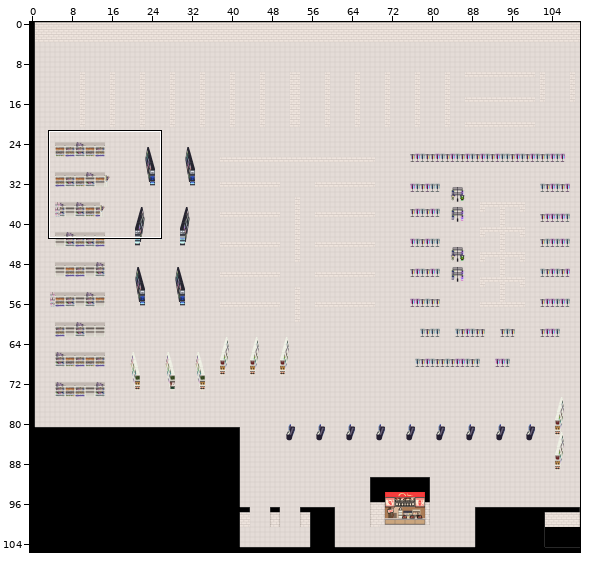
Tiled map: assets/data/walmartReal.tmx. The first picture is a wide view before the edit; the outline marks the close-up.
Close-up. Before:
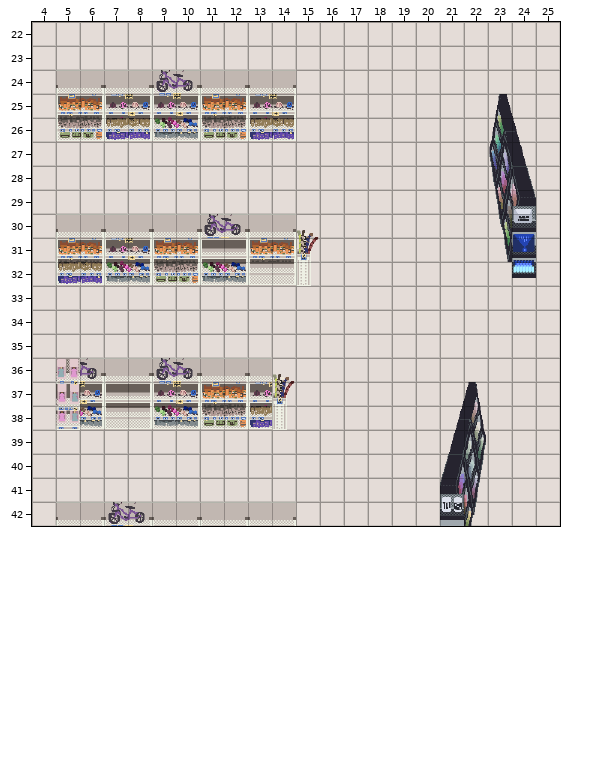
Cells are 32x32 px. Shown: x 4..25, y 22..42. The commit also changed other parts of the map, which this record leaves out.
Once edited:
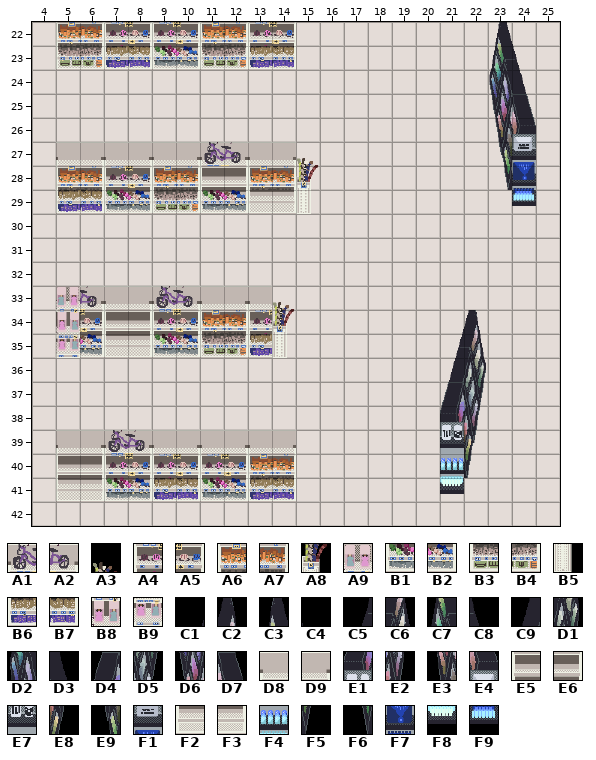
Key: from "tileset": A1 41, A2 42, A3 45, A4 73, A5 74, A6 75, A7 76, A8 77, A9 100, B1 105, B2 106, B3 107, B4 108, B5 109, B6 110, B7 111, B8 132, B9 164, C1 282, C2 283, C3 284, C4 285, C5 314, C6 315, C7 316, C8 317, C9 346, D1 347, D2 348, D3 349, D4 378, D5 379, D6 380, D7 381, D8 387, D9 388, E1 410, E2 411, E3 412, E4 413, E5 419, E6 420, E7 442, E8 443, E9 444, F1 445, F2 451, F3 452, F4 474, F5 475, F6 476, F7 477, F8 506, F9 509.
__ is an empty cell.
Tiles replaced or removed in this view: A1, A2, A3, A4, A5, A6, A7, A8, A9, B1, B2, B3, B4, B5, B6, B7, B8, B9, C1, C2, C3, C4, C5, C6, C7, C8, C9, D1, D2, D3, D4, D5, D6, D7, D8, D9, E1, E2, E3, E4, E5, E6, E7, E8, E9, F1, F2, F3, F6, F7, F9.
From old to new:
Changed rows in their new state; .. is an unchanged cell.
Layer "Foreground":
first column x 5:
26 __ __ __ __ __ __ __ __ __ __
first column x 5:
32 __ __ __ __ __ __ __ __ __ __
first column x 5:
38 __ __ __ __ __ __ __ __ __
Layer "ForegroundObjects":
first column x 5:
22 A6 A7 A4 A5 A4 A5 A6 A7 A4 A5 .. .. .. .. .. .. .. .. C3 ..
23 B3 B4 B6 B7 B1 B2 B3 B4 B6 B7 .. .. .. .. .. .. .. .. C7 C8
24 __ __ __ __ __ __ __ __ __ __ .. .. .. .. .. .. .. .. D2 D3
25 __ __ __ __ __ __ __ __ __ __ .. .. .. .. .. .. .. .. D6 D7
26 __ __ __ __ __ __ __ __ __ __ .. .. .. .. .. .. .. .. E3 E4
27 D8 D9 D8 D9 D8 D9 A1 A2 D8 D9 A3 .. .. .. .. .. .. .. E9 F1
28 A6 A7 A4 A5 A6 A7 E5 E6 A6 A7 A8 .. .. .. .. .. .. .. F6 F7
29 B6 B7 B1 B2 B3 B4 B1 B2 F2 F3 B5 .. .. .. .. .. .. .. __ F9
30 __ __ __ __ __ __ __ __ __ __ __ .. .. .. .. .. .. .. __ __
31 __ __ __ __ __ __ __ __ __ __ __ .. .. .. .. .. .. .. __ __
32 __ __ __ __ __ __ __ __ __ __ __ .. .. .. .. .. .. .. .. __
33 A9 A2 D8 D9 A1 A2 D8 D9 D8 A3 .. .. .. .. .. .. .. .. .. ..
34 B8 A5 E5 E6 A4 A5 A6 A7 A4 A8 .. .. .. .. .. .. .. C2 .. ..
35 B9 B2 F2 F3 B1 B2 B3 B4 B6 B5 .. .. .. .. .. .. C5 C6 .. ..
36 __ __ __ __ __ __ __ __ __ __ .. .. .. .. .. .. C9 D1 .. ..
37 __ __ __ __ __ __ __ __ __ __ .. .. .. .. .. .. D4 D5 .. ..
38 __ __ __ __ __ __ __ __ __ __ .. .. .. .. .. .. E1 E2 .. ..
39 D8 D9 A1 A2 D8 D9 D8 D9 D8 D9 .. .. .. .. .. .. E7 E8 .. ..
40 E5 E6 A4 A5 A4 A5 A4 A5 A6 A7 .. .. .. .. .. .. F4 F5 .. ..
41 F2 F3 B1 B2 B6 B7 B1 B2 B6 B7 .. .. .. .. .. .. F8 __ .. ..
42 __ __ __ __ __ __ __ __ __ __ .. .. .. .. .. .. __ __ .. ..
Boxes around the changes in both close-ups, in picture pixels (x1, y1, x2, y2):
changed: (56, 22, 318, 526)
changed: (489, 22, 536, 278)
changed: (440, 310, 486, 526)
